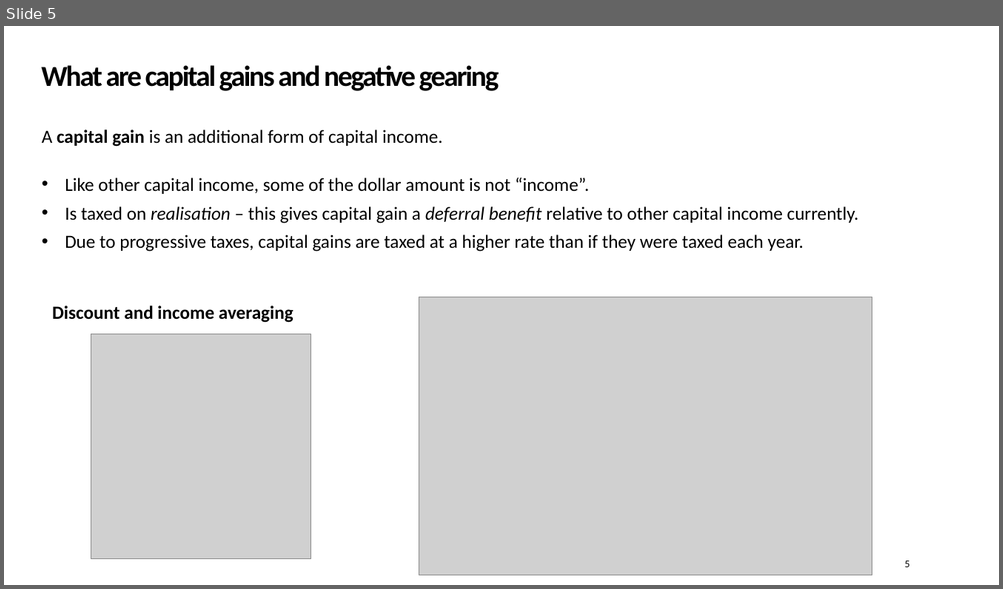
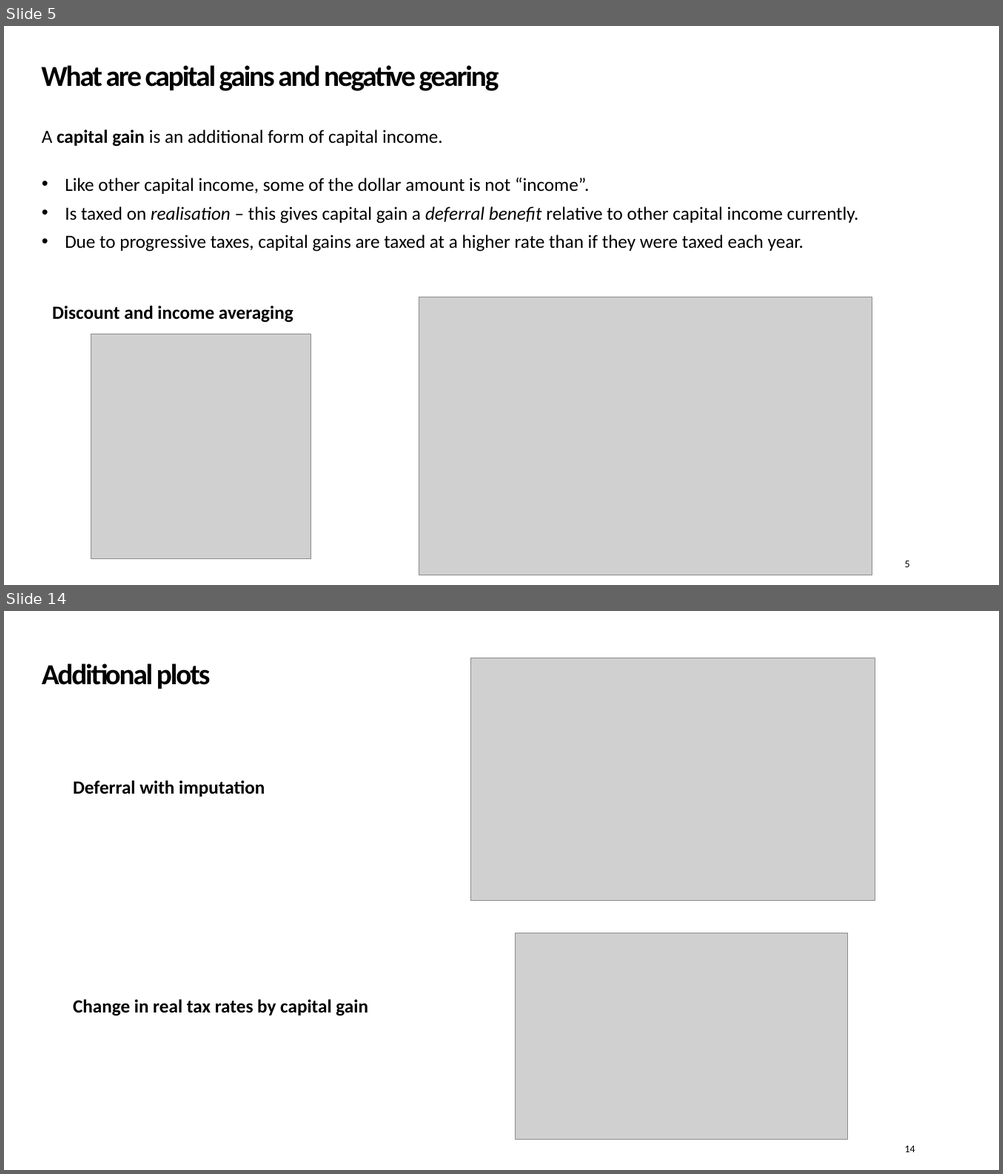
Before and after one commit to Zjub/TVHENZ, a slide deck: e61 Projects/Presentations/QETA Post-Budget 2026.pptx. Shown one above the other, each under a label of ours: slide 5 before the commit, slides 5 and 14 after it; the slides between them are not shown. The pictures are 1003x589 and 1003x1174 pixels, drawn with LibreOffice and Linux fonts; fonts in the diff are those of the drawing; grey boxes stand for pictures; background and template pictures are left out. Boxes give left, top, right and bottom in pixels: in the first picture for what was removed or moved away, otherwise in the second. Text is boxed around its words. In the diff, an @@ line names an element or a change of style, - is before the commit and + after.

```diff
--- a/e61 Projects/Presentations/QETA Post-Budget 2026.pptx
+++ b/e61 Projects/Presentations/QETA Post-Budget 2026.pptx
@@ slide 14 added at (4, 611, 999, 1170), background #FFFFFF @@
@@ title added at (42, 664, 210, 689), 28 pt, text #000000, bold @@
+Additional plots
@@ picture added at (470, 658, 875, 900) @@
@@ text added at (73, 780, 264, 797), 18 pt, text #000000, bold @@
+Deferral with imputation
@@ picture added at (515, 934, 848, 1140) @@
@@ text added at (73, 999, 368, 1017), 18 pt, text #000000, bold @@
+Change in real tax rates by capital gain
@@ page number added at (905, 1146, 915, 1153), 10 pt, text #000000 @@
+14
```
Also in this commit, not shown: 6 slides changed, 7 other slides added, 1 slide removed, 3 other files.
